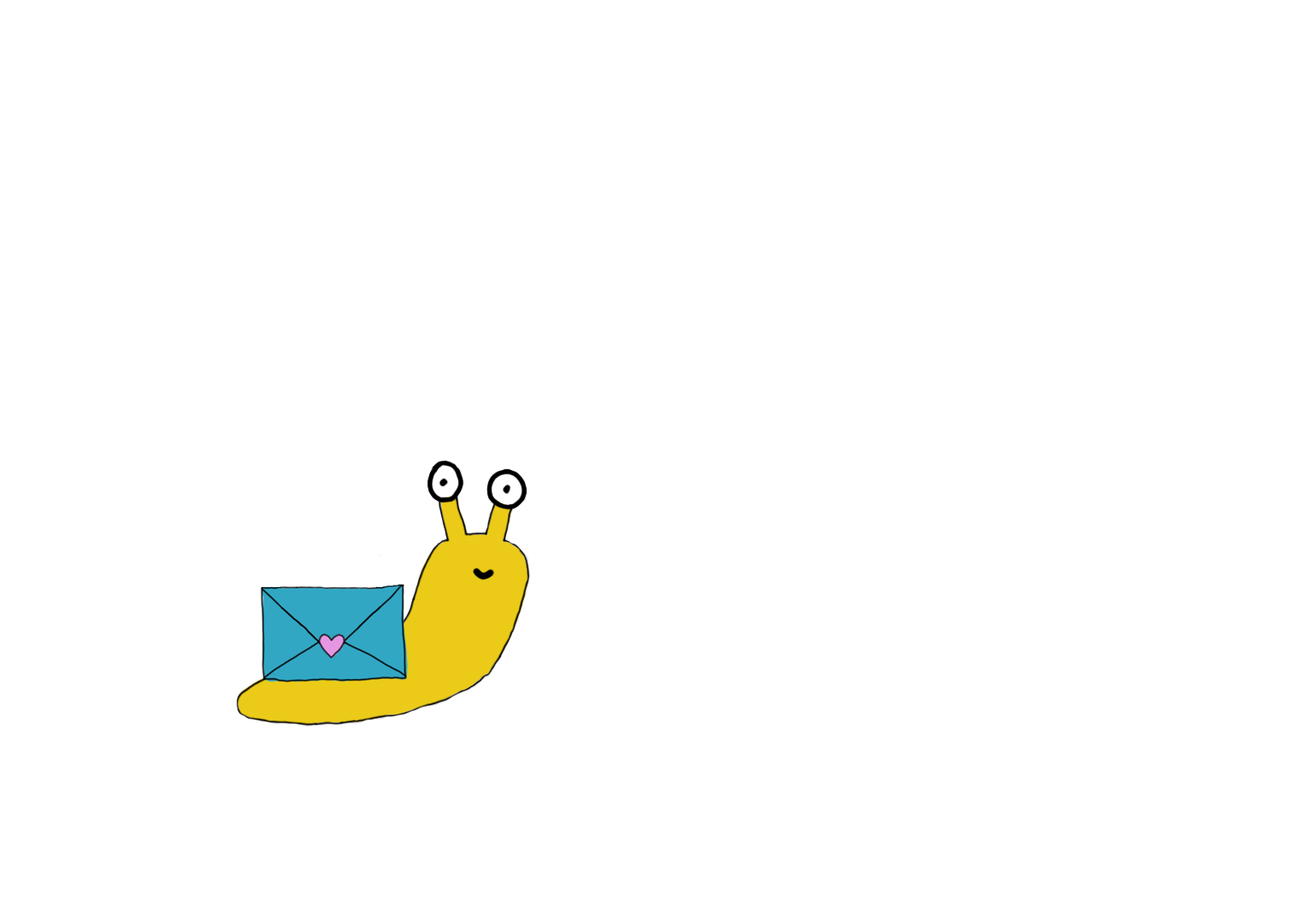
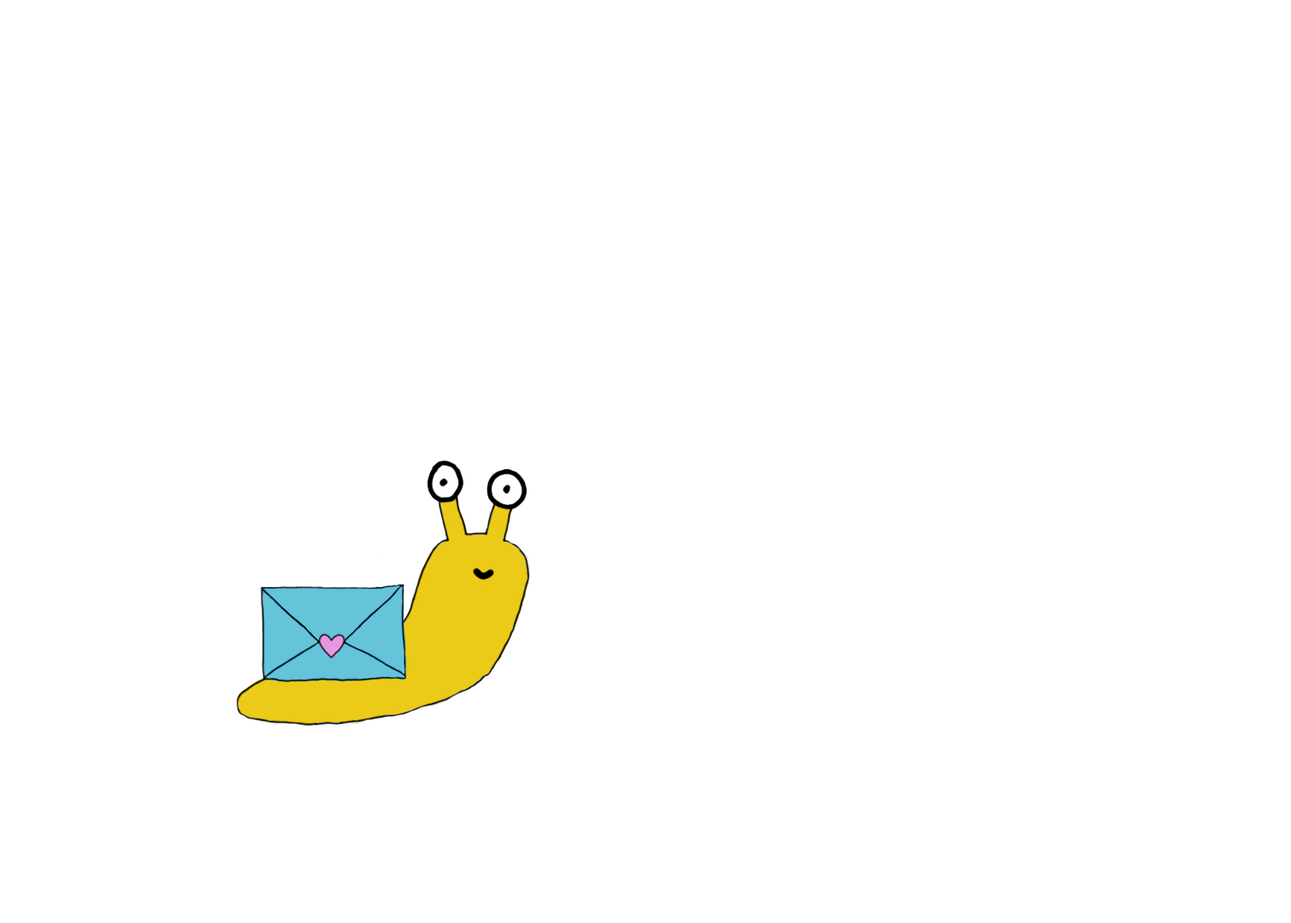
Comparing the layer stacks of the two 1291x923 images. Changes:
painted on "Layer 10" over 262, 584, 409, 683
